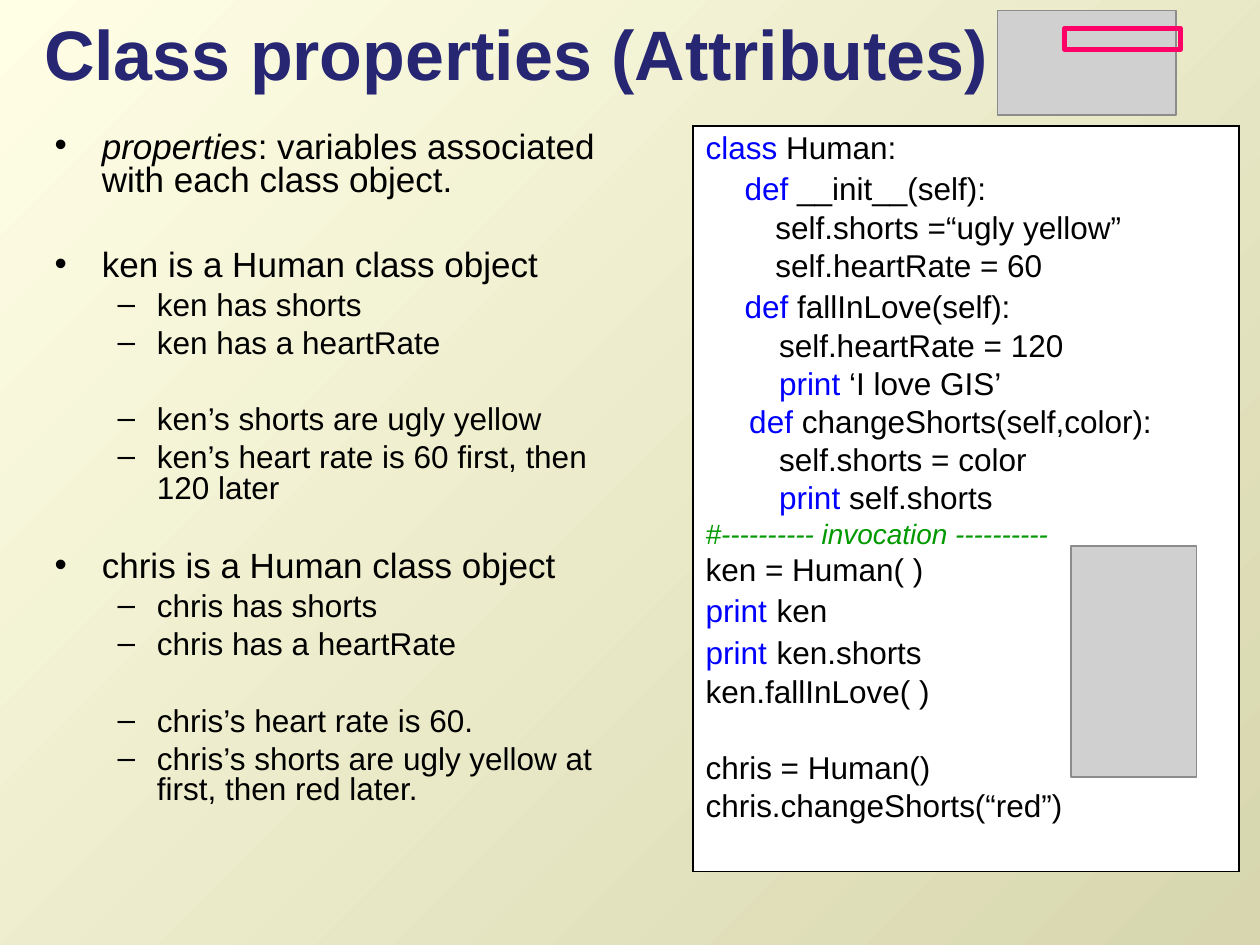
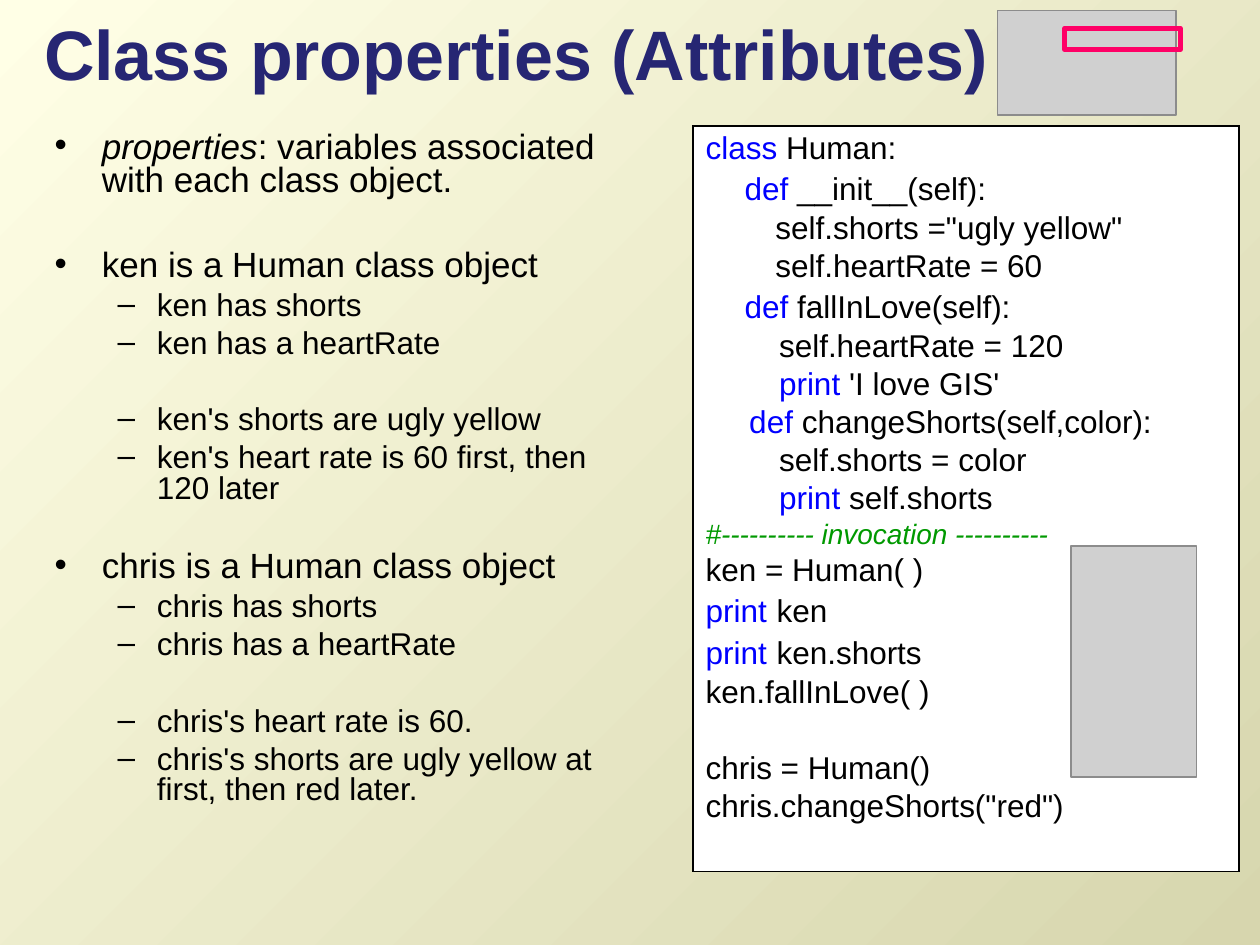
Before and after one commit to lgtateos/gis540, a slide deck: slide 20 of slides/classes.ppt. Drawn at 1260x945 pixels with LibreOffice and Linux fonts; fonts in the diff are those of the drawing; grey boxes stand for pictures. Boxes give left, top, right and bottom in pixels: in the first picture for what was removed or moved away, otherwise in the second. Text is boxed around its words. In the diff, an @@ line names an element or a change of style, - is before the commit and + after.

```diff
--- a/slides/classes.ppt
+++ b/slides/classes.ppt
@@ text at (775, 216, 1123, 245): text changed @@
-self.shorts =“ugly yellow”
+self.shorts ="ugly yellow"
@@ text at (779, 372, 999, 401): text changed @@
-print ‘I love GIS’
+print 'I love GIS'
@@ text at (157, 407, 586, 500): text changed @@
-  – ken’s shorts are ugly yellow
-  – ken’s heart rate is 60 first, then 120 later
+  – ken's shorts are ugly yellow
+  – ken's heart rate is 60 first, then 120 later
@@ text at (706, 794, 1064, 823): text changed @@
-chris.changeShorts(“red”)
+chris.changeShorts("red")
```
Also in this commit, not shown: 15 other slides changed.
